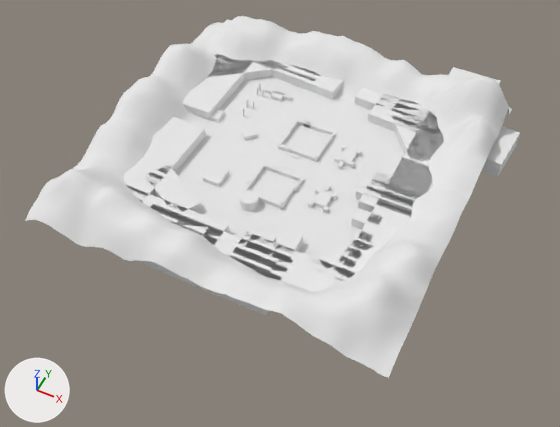
The OBJ model Tools/RecastNavExportor/Meshes/20003.obj, before and after one commit.
Camera for both pictures: a 50 mm camera at (119.0, -272.0, 304.0) aimed at (-7.0, -21.0, -11.0). Arrows for +X, +Y and +Z are at lower left; the lights stay in place. Where no turn or scale is listed for an object, it has been applied to the vertices. Vertices at the same position are counted once.

Script lines for the objects in view, before the commit:
```python
me_20003 = bpy.data.meshes.new('20003')
me_20003.from_pydata(...)  # 3274 vertices, 6082 faces; spans x -116.0..94.0, y -95.0..124.0, z -5.0..35.0
# faces by material slot: [4802, 1280]
me_20003.materials.append(mat_20003_basemap)  # white #e7e7e7
me_20003.materials.append(mat_lit)  # white #e7e7e7
ob_20003 = bpy.data.objects.new('20003', me_20003)
ob_20003.location = (0.0, 0.0, 0.0)
```
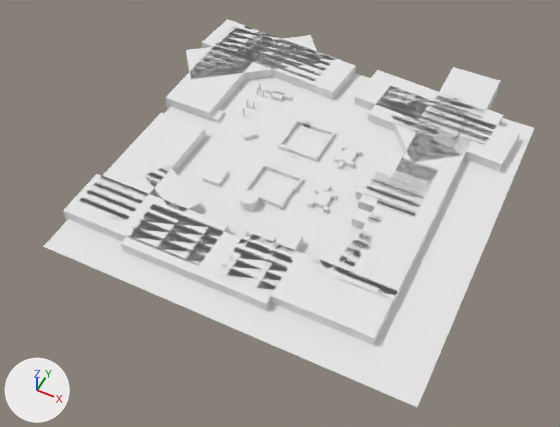
What differs and where, as boxes (x1, y1, x2, y2) in the pictures (560 x 427 px):
'20003', reshaped (7% taller): before (25, 16, 520, 378); after (43, 19, 534, 407)
part 1 of me_20003, added: after (43, 73, 534, 407)
part 2 of me_20003, deleted: before (25, 16, 512, 378)

The change, as a diff of the scene's bpy script:
```diff
--- a/Tools/RecastNavExportor/Meshes/20003.obj.py
+++ b/Tools/RecastNavExportor/Meshes/20003.obj.py
@@ me_20003 @@
 me_20003.from_pydata(...)  # 3274 vertices, 6082 faces; spans x -116.0..94.0, y -95.0..124.0, z -5.0..35.0
 # used by ob_20003; location = (0.0, 0.0, 0.0)
-me_20003.materials.append(mat_20003_basemap)  # white #e7e7e7
+# me_20003 part 1: a new loose piece, a box spanning x -99.66..100.34, y -102.34..97.66, z -0.69..-0.49, in mat_lit (white #e7e7e7)
+# me_20003 part 2: the loose piece of 2500 vertices spanning x -116.0..84.0, y -95.0..105.0, z -1.0..35.0 is deleted
 me_20003.materials.append(mat_lit)
```
